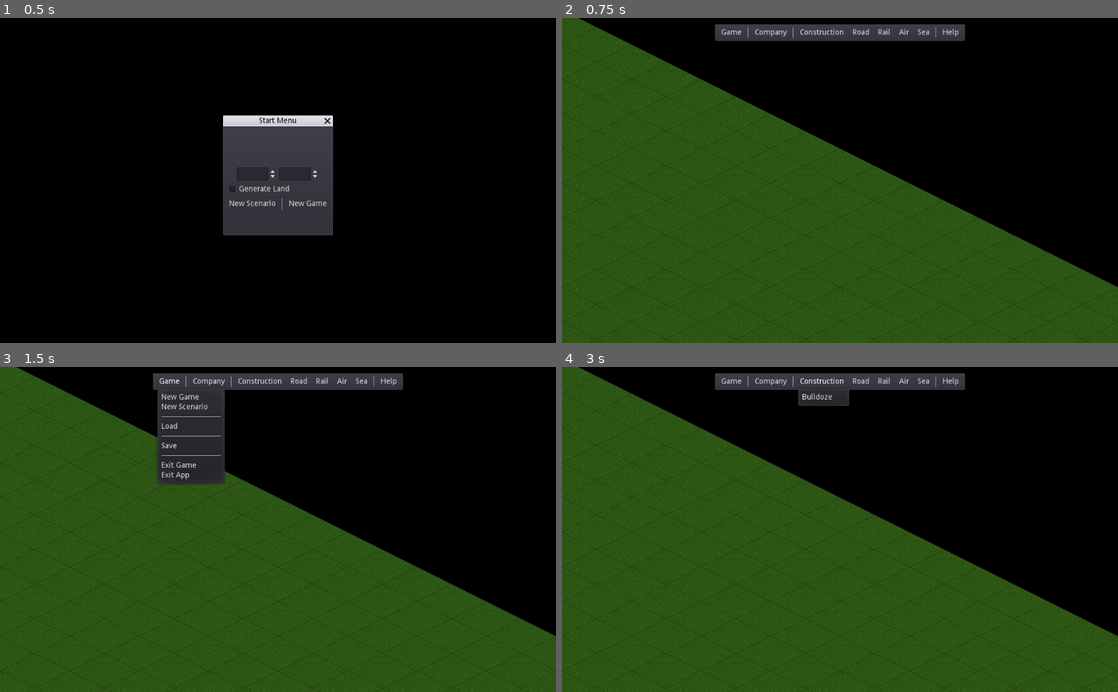
Above: before the commit, frames 1-4 (two rows, left to right).
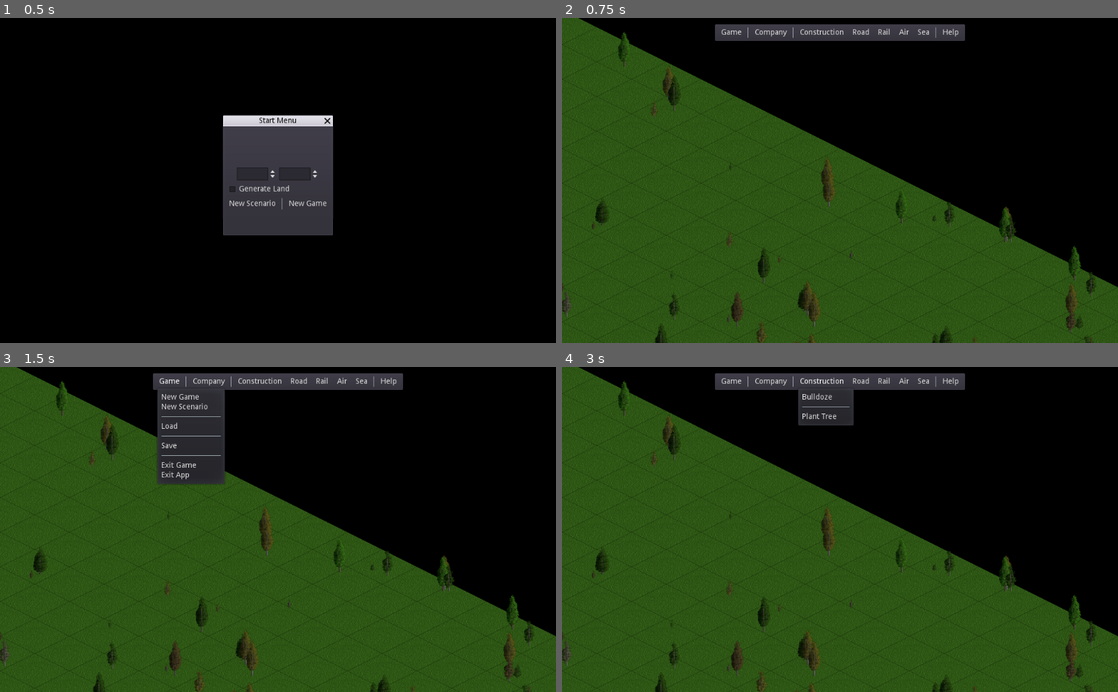
Above: after the commit, the same moments.

Repository: freettd/freettd
Game: Godot game, scene res://scenes/Main.tscn
Two runs of this game, one before a commit and one after it. Both use one fixed random seed, a clock stepped at 60 frames per second and the inputs below.
Inputs:
- Up to frame 1 (0.5 s): no input
- Up to frame 2 (0.75 s): click "New Scenario" at 0.5 s
- Up to frame 3 (1.5 s): click "Game" at 1.25 s
- Up to frame 4 (3 s): click "Company" at 2 s; click "Construction" at 2.75 s

Frame 1 is identical in both runs. In frame 2, 2.2% of the frame differs, in the area x 0-96%, y 4-100%; in frame 3, 2.2%; in frame 4, 2.8%.

Commit message:
wip

Diff:
--- a/project.godot
+++ b/project.godot
@@ -20,6 +20,11 @@
 "path": "res://scenes/Global.gd"
 }, {
 "base": "Reference",
+"class": "ObjectPool",
+"language": "GDScript",
+"path": "res://scripts/ObjectPool.gd"
+}, {
+"base": "Reference",
 "class": "Resources",
 "language": "GDScript",
 "path": "res://resources/Resources.gd"
@@ -27,6 +32,7 @@
 _global_script_class_icons={
 "Company": "",
 "Global": "",
+"ObjectPool": "",
 "Resources": ""
 }
 
--- a/resources/Resources.gd
+++ b/resources/Resources.gd
@@ -12,3 +12,14 @@
 		src = "res://resources/hq/LargeHQ.tscn"
 	}
 }
+
+const trees = {
+	temperate = [
+		"res://resources/trees/TempTree1.tscn",
+		"res://resources/trees/TempTree2.tscn",
+		"res://resources/trees/TempTree3.tscn",
+		"res://resources/trees/TempTree4.tscn",
+		"res://resources/trees/TempTree5.tscn",
+		"res://resources/trees/TempTree6.tscn",
+	]
+}
--- /dev/null
+++ b/resources/trees/TempTree1.tscn
@@ -0,0 +1,27 @@
+[gd_scene load_steps=10 format=2]
+
+[ext_resource path="res://resources/trees/Tree.tscn" type="PackedScene" id=1]
+[ext_resource path="res://assets/trees/temp1/128_0004.png" type="Texture" id=2]
+[ext_resource path="res://assets/trees/temp1/128_0001.png" type="Texture" id=3]
+[ext_resource path="res://assets/trees/temp1/128_0002.png" type="Texture" id=4]
+[ext_resource path="res://assets/trees/temp1/128_0005.png" type="Texture" id=5]
+[ext_resource path="res://assets/trees/temp1/128_0006.png" type="Texture" id=6]
+[ext_resource path="res://assets/trees/temp1/128_0007.png" type="Texture" id=7]
+[ext_resource path="res://assets/trees/temp1/128_0003.png" type="Texture" id=8]
+
+[sub_resource type="SpriteFrames" id=1]
+animations = [ {
+"frames": [ ExtResource( 3 ), ExtResource( 4 ), ExtResource( 8 ), ExtResource( 2 ) ],
+"loop": false,
+"name": "grow",
+"speed": 1.0
+}, {
+"frames": [ ExtResource( 5 ), ExtResource( 6 ), ExtResource( 7 ), ExtResource( 6 ) ],
+"loop": true,
+"name": "season",
+"speed": 1.0
+} ]
+
+[node name="Tree1" instance=ExtResource( 1 )]
+frames = SubResource( 1 )
+animation = "grow"
--- /dev/null
+++ b/resources/trees/TempTree2.tscn
@@ -0,0 +1,19 @@
+[gd_scene load_steps=7 format=2]
+
+[ext_resource path="res://resources/trees/Tree.tscn" type="PackedScene" id=1]
+[ext_resource path="res://assets/trees/temp2/128_0004.png" type="Texture" id=2]
+[ext_resource path="res://assets/trees/temp2/128_0001.png" type="Texture" id=3]
+[ext_resource path="res://assets/trees/temp2/128_0002.png" type="Texture" id=4]
+[ext_resource path="res://assets/trees/temp2/128_0003.png" type="Texture" id=5]
+
+[sub_resource type="SpriteFrames" id=1]
+animations = [ {
+"frames": [ ExtResource( 3 ), ExtResource( 4 ), ExtResource( 5 ), ExtResource( 2 ) ],
+"loop": false,
+"name": "grow",
+"speed": 5.0
+} ]
+
+[node name="TempTree2" instance=ExtResource( 1 )]
+frames = SubResource( 1 )
+animation = "grow"
--- /dev/null
+++ b/resources/trees/TempTree3.tscn
@@ -0,0 +1,19 @@
+[gd_scene load_steps=7 format=2]
+
+[ext_resource path="res://resources/trees/Tree.tscn" type="PackedScene" id=1]
+[ext_resource path="res://assets/trees/temp3/128_0001.png" type="Texture" id=2]
+[ext_resource path="res://assets/trees/temp3/128_0003.png" type="Texture" id=3]
+[ext_resource path="res://assets/trees/temp3/128_0004.png" type="Texture" id=4]
+[ext_resource path="res://assets/trees/temp3/128_0002.png" type="Texture" id=5]
+
+[sub_resource type="SpriteFrames" id=1]
+animations = [ {
+"frames": [ ExtResource( 2 ), ExtResource( 5 ), ExtResource( 3 ), ExtResource( 4 ) ],
+"loop": false,
+"name": "grow",
+"speed": 5.0
+} ]
+
+[node name="TempTree3" instance=ExtResource( 1 )]
+frames = SubResource( 1 )
+animation = "grow"
--- /dev/null
+++ b/resources/trees/TempTree4.tscn
@@ -0,0 +1,19 @@
+[gd_scene load_steps=7 format=2]
+
+[ext_resource path="res://resources/trees/Tree.tscn" type="PackedScene" id=1]
+[ext_resource path="res://assets/trees/temp4/128_0001.png" type="Texture" id=2]
+[ext_resource path="res://assets/trees/temp4/128_0004.png" type="Texture" id=3]
+[ext_resource path="res://assets/trees/temp4/128_0002.png" type="Texture" id=4]
+[ext_resource path="res://assets/trees/temp4/128_0003.png" type="Texture" id=5]
+
+[sub_resource type="SpriteFrames" id=1]
+animations = [ {
+"frames": [ ExtResource( 2 ), ExtResource( 4 ), ExtResource( 5 ), ExtResource( 3 ) ],
+"loop": false,
+"name": "grow",
+"speed": 5.0
+} ]
+
+[node name="TempTree4" instance=ExtResource( 1 )]
+frames = SubResource( 1 )
+animation = "grow"
--- /dev/null
+++ b/resources/trees/TempTree5.tscn
@@ -0,0 +1,19 @@
+[gd_scene load_steps=7 format=2]
+
+[ext_resource path="res://resources/trees/Tree.tscn" type="PackedScene" id=1]
+[ext_resource path="res://assets/trees/temp5/128_0001.png" type="Texture" id=2]
+[ext_resource path="res://assets/trees/temp5/128_0004.png" type="Texture" id=3]
+[ext_resource path="res://assets/trees/temp5/128_0002.png" type="Texture" id=4]
+[ext_resource path="res://assets/trees/temp5/128_0003.png" type="Texture" id=5]
+
+[sub_resource type="SpriteFrames" id=1]
+animations = [ {
+"frames": [ ExtResource( 2 ), ExtResource( 4 ), ExtResource( 5 ), ExtResource( 3 ) ],
+"loop": false,
+"name": "grow",
+"speed": 5.0
+} ]
+
+[node name="TempTree5" instance=ExtResource( 1 )]
+frames = SubResource( 1 )
+animation = "grow"
--- /dev/null
+++ b/resources/trees/TempTree6.tscn
@@ -0,0 +1,19 @@
+[gd_scene load_steps=7 format=2]
+
+[ext_resource path="res://resources/trees/Tree.tscn" type="PackedScene" id=1]
+[ext_resource path="res://assets/trees/temp6/128_0001.png" type="Texture" id=2]
+[ext_resource path="res://assets/trees/temp6/128_0002.png" type="Texture" id=3]
+[ext_resource path="res://assets/trees/temp6/128_0003.png" type="Texture" id=4]
+[ext_resource path="res://assets/trees/temp6/128_0004.png" type="Texture" id=5]
+
+[sub_resource type="SpriteFrames" id=1]
+animations = [ {
+"frames": [ ExtResource( 2 ), ExtResource( 3 ), ExtResource( 4 ), ExtResource( 5 ) ],
+"loop": false,
+"name": "grow",
+"speed": 5.0
+} ]
+
+[node name="TempTree6" instance=ExtResource( 1 )]
+frames = SubResource( 1 )
+animation = "grow"
--- /dev/null
+++ b/resources/trees/Tree.gd
@@ -0,0 +1,8 @@
+extends AnimatedSprite
+
+func _on_VisibilityEnabler2D_screen_entered():
+	print("hello")
+
+
+func _on_VisibilityEnabler2D_screen_exited():
+	print("goodbye")
--- /dev/null
+++ b/resources/trees/Tree.tscn
@@ -0,0 +1,5 @@
+[gd_scene format=2]
+
+[node name="Tree" type="AnimatedSprite"]
+
+[node name="VisibilityEnabler2D" type="VisibilityEnabler2D" parent="."]
--- a/scenes/Global.gd
+++ b/scenes/Global.gd
@@ -1,4 +1,6 @@
 class_name Global
+
+const GROUP_TREE: String = "GROUP_TREE"
 
 enum OpCode {
 
@@ -21,6 +23,7 @@
 	BUILD_COMPANY_HQ,
 
 	CLEAR_LAND,
+	PLANT_TREE,
 
 }
 
@@ -80,6 +83,14 @@
 		repeat = true,
 		on_water = true,
 		on_slope = true,
+	},
+
+	OpCode.PLANT_TREE: {
+		dimension = Vector2.ONE,
+		mode = SelectMode.DRAG,
+		repeat = true,
+		on_water = false,
+		on_slope = true,
 	}
 
 }
--- a/scenes/Main.gd
+++ b/scenes/Main.gd
@@ -40,8 +40,8 @@
 		Global.OpCode.EXIT_APP:
 			get_tree().quit()
 
-	# Else send opcodes to World
-	world.process_local_command(command)
+		_:
+			world.process_local_command(command)
 
 
 # WORLD EVENTS
--- a/scenes/desktop-ui/Toolbar.gd
+++ b/scenes/desktop-ui/Toolbar.gd
@@ -36,6 +36,8 @@
 	# Construction Menu
 	popup = construct_button.get_popup()
 	popup.add_item("Bulldoze", Global.OpCode.CLEAR_LAND)
+	popup.add_separator()
+	popup.add_item("Plant Tree", Global.OpCode.PLANT_TREE)
 	popup.connect("id_pressed", self, "_on_item_pressed")
 
 	# Road Menu
--- a/scenes/world/Selector.gd
+++ b/scenes/world/Selector.gd
@@ -107,7 +107,8 @@
 
 		command.selection = {
 			position = box.position,
-			dimension = box.size
+			dimension = box.size,
+			box = box
 		}
 
 		emit_signal("tile_selected", command)
--- a/scenes/world/Terrain.gd
+++ b/scenes/world/Terrain.gd
@@ -1,10 +1,4 @@
 extends "res://scenes/world/LayeredTilemap.gd"
-
-const NOISE_OCTAVES: int = 4
-const NOISE_PERIOD: float = 20.0 # wavey
-const NOISE_PERSISTENCE: float = 0.5 # smoothness
-const NOISE_FREQUENCY: float = 0.05
-const SEALEVEL: int = 1
 
 const TIDX_GRASS = 0
 const TIDX_ROAD_GRASS = 19
@@ -65,6 +59,13 @@
 
 ################################################################################
 ## GENERATE TERRAIN
+
+const NOISE_OCTAVES: int = 4
+const NOISE_PERIOD: float = 20.0 # wavey
+const NOISE_PERSISTENCE: float = 0.5 # smoothness
+const NOISE_FREQUENCY: float = 0.05
+
+const SEALEVEL: int = 1
 
 const MASK_FLAT_TILE: int = 0
 const MASK_NORTH_CORNER: int = 1
@@ -247,23 +248,6 @@
 func _contains_bits(bitmask: int, mask: int) -> bool:
 	return (bitmask & mask) == mask
 
-# Is tile valid
-func is_valid_tile(cellv: Vector2) -> bool:
-	var map_size: Vector2 = config.map_size
-	return cellv.x >= 0 and cellv.x < map_size.x and cellv.y >= 0 and cellv.y < map_size.y
-
-func get_tile_data(cellv: Vector2) -> Dictionary:
-	return celldata[cellv]
-
-
-# HELPER TILE FUNCTIONS
-
-func is_water(cellv: Vector2) -> bool:
-	return get_cellv_height(cellv) == 0
-
-func is_slope(cellv: Vector2) -> bool:
-	return celldata.get(cellv).corners != 0
-
 
 ################################################################################
 ## ROAD FUNCTIONS
@@ -384,3 +368,27 @@
 			celldata[cellv].tile_idx = TIDX_ROAD_GRASS + (road_tile - 1)
 
 			_update_cell(cellv)
+
+
+################################################################################
+## HELPER TILE FUNCTIONS
+
+# Is tile valid
+func is_valid_tile(cellv: Vector2) -> bool:
+	var map_size: Vector2 = config.map_size
+	return cellv.x >= 0 and cellv.x < map_size.x and cellv.y >= 0 and cellv.y < map_size.y
+
+func get_tile_data(cellv: Vector2) -> Dictionary:
+	return celldata[cellv]
+
+func is_water(cellv: Vector2) -> bool:
+	return get_cellv_height(cellv) == 0
+
+func is_slope(cellv: Vector2) -> bool:
+	return celldata[cellv].corners != 0
+
+func has_road(cellv: Vector2) -> bool:
+	return celldata[cellv].get("road_connections", 0) != 0
+
+func is_free_land(cellv: Vector2) -> bool:
+	return !has_road(cellv) && !is_water(cellv)
--- a/scenes/world/World.gd
+++ b/scenes/world/World.gd
@@ -29,6 +29,9 @@
 
 # Company Register
 var local_company: Company
+
+# regsiters
+var land_register: Dictionary = {}
 var company_register: Array = []
 
 
@@ -44,6 +47,8 @@
 func new_world(editor_mode: int, parameters: Dictionary) -> void:
 
 	self.editor_mode = editor_mode
+
+	var mapsize = parameters.map_size
 
 	emit_signal("newgame_progress", "creating new world", 0)
 
@@ -57,6 +62,16 @@
 		local_company.company_type = Company.CompanyType.LOCAL
 		company_register.append(local_company)
 
+	# place random trees
+	world_objects.plant_tree(Rect2(0, 0, mapsize.x, mapsize.y), {
+		min_density = 0,
+		max_density = 3,
+		start_frame = -1,
+		scattered = 3
+	})
+
+	print(get_tree().get_nodes_in_group("tree").size())
+
 	# complete
 	emit_signal("newgame_progress", "new world complete", 100)
 
@@ -93,6 +108,7 @@
 
 	var tm_resources: Dictionary = Resources.tilemaps
 	var bld_resources: Dictionary = Resources.buildings
+
 	var dimension: Vector2 = command.selection.dimension
 
 	var expense: int = 0
@@ -100,14 +116,21 @@
 	match command.opcode:
 
 		Global.OpCode.BUILD_ROAD:
-			var cost: int = tm_resources.road.cost * (dimension.x * dimension.y)
+			expense = tm_resources.road.cost * (dimension.x * dimension.y)
+			world_objects.clear_land(command.selection.box)
 			terrain.build_road(command, roadnav)
-			expense = cost
 
 		Global.OpCode.BUILD_COMPANY_HQ:
-			var cost: int = bld_resources.company_hq_large.cost
+			expense = bld_resources.company_hq_large.cost
 			world_objects.add_hq("company_hq_large", command.selection.position, local_company)
-			expense = cost
+
+		Global.OpCode.CLEAR_LAND:
+			world_objects.clear_land(command.selection.box)
+
+		Global.OpCode.PLANT_TREE:
+			expense = 10
+			world_objects.plant_tree(command.selection.box)
+
 
 	# if in play mode then update company
 	if editor_mode == EditorMode.PLAY:
--- a/scenes/world/World.tscn
+++ b/scenes/world/World.tscn
@@ -15,7 +15,6 @@
 anchor_mode = 0
 current = true
 script = ExtResource( 2 )
-min_zoom = 1.0
 max_zoom = 8.0
 mouse_zoom_increment = 0.5
 
--- a/scenes/world/WorldObjects.gd
+++ b/scenes/world/WorldObjects.gd
@@ -8,32 +8,73 @@
 
 var company_register: Array
 
-var objects: Dictionary = {
-	hq = [],
-	buildings = [],
-	vehicles = [],
-	trees = []
-}
+var rng = RandomNumberGenerator.new()
+
+func _ready() -> void:
+
+	rng.randomize()
+
+
+################################################################################
+## WORLD OBJECTS
+
+var land_registry: Dictionary = {}
+
+func _add_object_to_world(cellv: Vector2, object: Node2D) -> void:
+
+	# create entry in land registry
+	if not land_registry.has(cellv):
+		land_registry[cellv] = []
+
+	# add tree to registry
+	land_registry[cellv].append(object)
+
+	# add tree to world
+	add_child(object)
 
 
 func reset() -> void:
 
+	# reset land registry
+	land_registry = {}
 
 	# free children
 	for c in get_children():
 		c.queue_free()
 
+
 ################################################################################
 ## SAVE & LOAD DATA
 
 func get_save_data() -> Dictionary:
-	return objects
+	return land_registry
 
 func load_data(data: Dictionary, company_register: Array) -> void:
 
 	# add HQs
 	for hq in data.hq:
 		add_hq(hq.key, hq.cellv, company_register[hq.company])
+
+################################################################################
+## CLEAR LAND
+
+func clear_land(area: Rect2) -> void:
+
+	# for each tile in selection
+	for x in range(area.position.x, area.end.x):
+		for y in range(area.position.y, area.end.y):
+
+			# current tile
+			var cellv = Vector2(x, y)
+
+			# free each object on land
+			for obj in land_registry.get(cellv, []):
+
+				# may not be safe but it is the fastest
+				obj.free()
+
+			# remove entry from registry to save memory
+			land_registry.erase(cellv)
 
 
 ################################################################################
@@ -48,17 +89,9 @@
 	# connect signal
 	scene.connect("selected", self, "_on_hq_selected", [company])
 
-	objects.hq.append({
-		key = res_key,
-		cellv = cellv,
-		company = company.company_id
-	})
-
-
 # when the company HQ is selected
 func _on_hq_selected(company: Company) -> void:
 	emit_signal("hq_selected", company)
-
 
 # add object to world
 func _add_object(res_key: String, cellv: Vector2) -> Node2D:
@@ -73,7 +106,74 @@
 	scene.position = terrain.map_to_world(cellv)
 
 	# add scene to world
-	add_child(scene)
+	_add_object_to_world(cellv, scene)
 
 	# return scene
 	return scene
+
+
+################################################################################
+## TREES
+
+func plant_tree(area: Rect2, options: Dictionary = {}) -> void:
+
+	# options with defaults
+	var min_density: int = options.get("min_density", 1)
+	var max_density: int = options.get("max_density", 1)
+	var start_frame: int = options.get("start_frame", 0)
+	var scattered: int = options.get("scattered", 10)
+
+	var trees: Array = []
+	for tree_scn in Resources.trees.temperate:
+		trees.append(load(tree_scn))
+
+	# loop vars
+	var cellv: Vector2
+	var offset: Vector2
+	var tree: AnimatedSprite
+
+	# for each tile in selection
+	for x in range(area.position.x, area.end.x):
+		for y in range(area.position.y, area.end.y):
+
+			# scatter trees around area
+			if rng.randi_range(1, 10) > scattered:
+				continue
+
+			# random density
+			var density: int = rng.randi_range(min_density, max_density)
+
+			for i in density:
+
+				# current tile
+				cellv = Vector2(x, y)
+
+				# put tres on free land
+				if not terrain.is_free_land(cellv):
+					continue
+
+				# generate random offset
+				offset = Vector2(rng.randi_range(-24, 24), rng.randi_range(-24, 24))
+
+				# create random tree
+				tree = trees[rng.randi_range(0, trees.size()-1)].instance()
+
+				# set random growth rate
+				tree.frames.set_animation_speed("grow", rng.randf_range(0.01, 0.1))
+
+				# set tree position inside tile
+				tree.position = terrain.map_to_world(cellv) + offset
+
+				# set random animation frame for growth
+				if start_frame == -1:
+					tree.set_frame(rng.randi_range(0, tree.frames.get_frame_count("grow")))
+				else:
+					tree.set_frame(start_frame)
+
+				# play animation
+				tree.play()
+
+				tree.add_to_group("tree")
+
+				# add object to world
+				_add_object_to_world(cellv, tree)
Binary file added: assets/trees/temp1/128_0000.png
Not shown, added: assets/trees/temp1/128_0000.png.import
Binary file added: assets/trees/temp1/128_0001.png
Not shown, added: assets/trees/temp1/128_0001.png.import
Binary file added: assets/trees/temp1/128_0002.png
Not shown, added: assets/trees/temp1/128_0002.png.import
Binary file added: assets/trees/temp1/128_0003.png
Not shown, added: assets/trees/temp1/128_0003.png.import
Binary file added: assets/trees/temp1/128_0004.png
Not shown, added: assets/trees/temp1/128_0004.png.import
Binary file added: assets/trees/temp1/128_0005.png
Not shown, added: assets/trees/temp1/128_0005.png.import
(and 74 more such lines)
